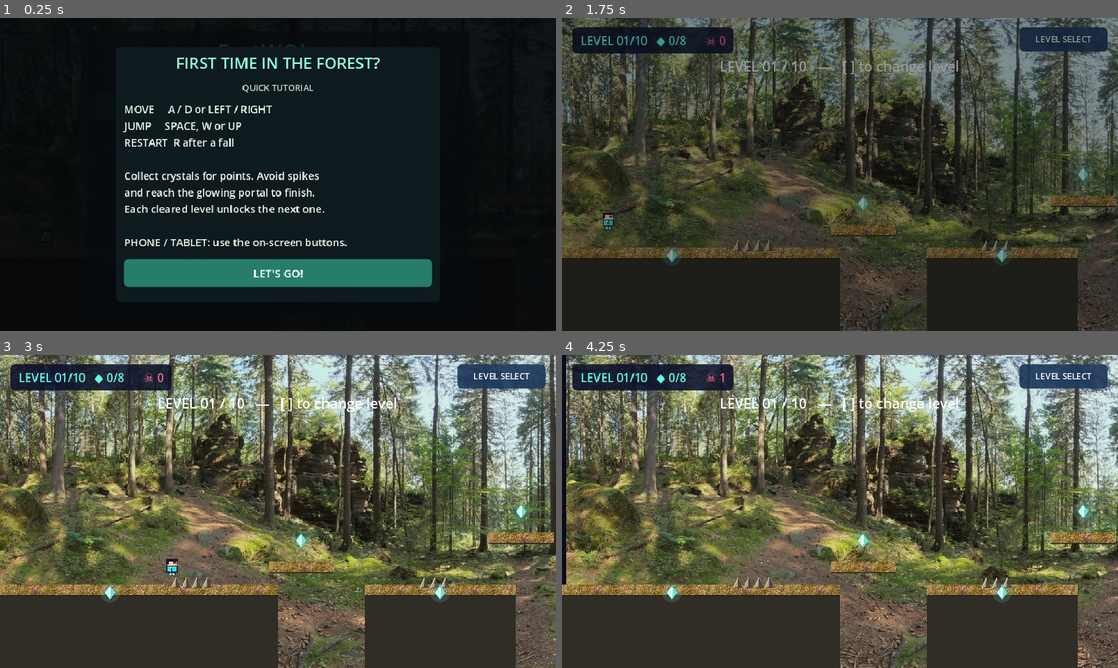
Above: before the commit, frames 1-4 (two rows, left to right).
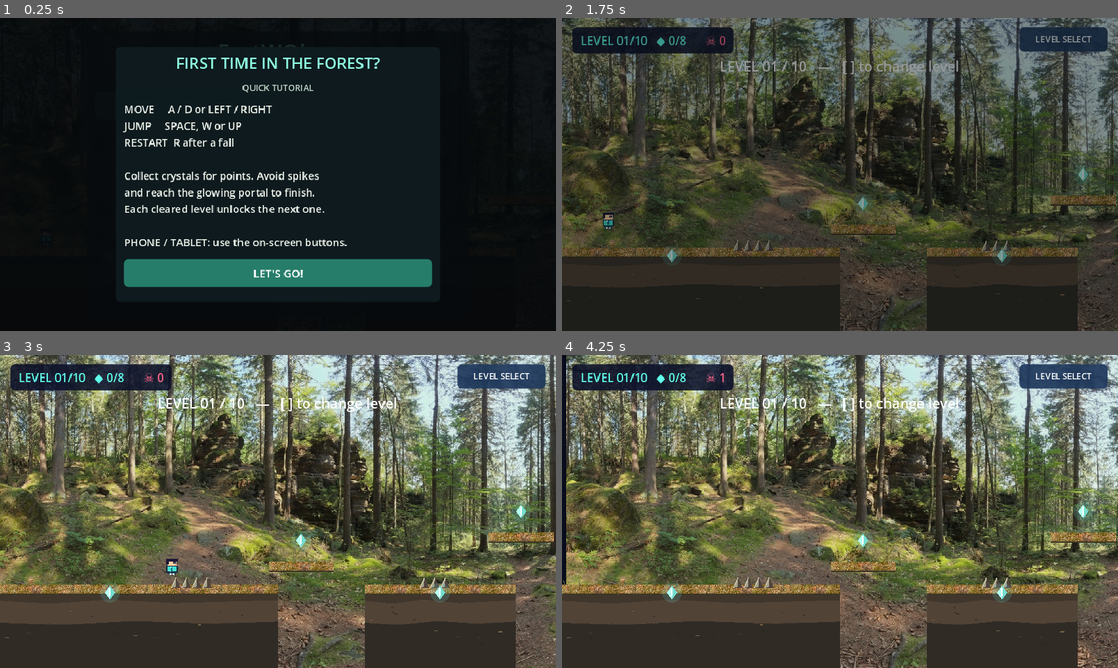
Above: after the commit, the same moments.

Repository: gggevego15-ui/FastWOken
Game: Godot game, scene res://scenes/main.tscn
Two runs of this game, one before a commit and one after it. Both use one fixed random seed, a clock stepped at 60 frames per second and the inputs below.
Inputs:
- Up to frame 1 (0.25 s): no input
- Up to frame 2 (1.75 s): click "LET'S GO!" at 0.5 s; click "01 Forest Entry" at 1.25 s
- Up to frame 3 (3 s): hold D (move_right) from 2.03 s (still down); tap ] (level_next) at 2.1 s; tap Space (jump) at 2.27 s; tap [ (level_previous) at 2.85 s
- Up to frame 4 (4.25 s): tap Space (jump) at 3.02 s; release D (move_right) at 3.53 s; hold A (move_left) from 3.53 s (still down); tap ] (level_next) at 3.6 s

The runs differ from the first frame. In frame 2, 0.6% of the frame differs, in the area x 0-100%, y 55-91%; in frame 3, 5.9%; in frame 4, 5.9%.

Commit message:
Improve forest soil and platform surface rendering

Diff:
--- a/scripts/game.gd
+++ b/scripts/game.gd
@@ -801,25 +801,76 @@
 		score_label.text = "LEVEL %02d/10   ◆ %d/%d" % [selected_level + 1, score, crystal_total]
 
 func _draw() -> void:
-	# The forest photograph is rendered by a parallax TextureRect behind the world.
-	# Platforms use a real CC0 forest-floor texture on their walkable surfaces.
-	# Ground and platforms: soil strata, grass, pebbles and small roots.
+	# Forest photo stays in the far background; soil is drawn as layered, uneven earth.
+	# Keep detail deterministic so it does not shimmer as _draw() runs every frame.
 	for platform in get_tree().get_nodes_in_group("platforms"):
-		if not is_instance_valid(platform):
+		if not is_instance_valid(platform) or platform.get_child_count() == 0:
 			continue
 		var size: Vector2 = platform.get_child(0).shape.size
 		var rect := Rect2(platform.position - size / 2.0, size)
-		draw_rect(rect, Color("#4b4034"))
-		draw_rect(Rect2(rect.position.x, rect.position.y + 8, size.x, size.y - 8), Color("#302c26"))
+		var is_ground := size.y > 40.0
+
+		# Dark damp soil base and two subtly different strata.
+		draw_rect(rect, Color("#40362c"))
+		if is_ground:
+			var middle_y := rect.position.y + 28.0
+			var lower_y := rect.position.y + 66.0
+			var soil_mid := PackedVector2Array([
+				Vector2(rect.position.x, middle_y),
+				Vector2(rect.position.x + size.x * 0.18, middle_y + 5.0),
+				Vector2(rect.position.x + size.x * 0.39, middle_y - 2.0),
+				Vector2(rect.position.x + size.x * 0.63, middle_y + 4.0),
+				Vector2(rect.end.x, middle_y - 1.0),
+				Vector2(rect.end.x, lower_y),
+				Vector2(rect.position.x, lower_y + 3.0)
+			])
+			draw_colored_polygon(soil_mid, Color("#514336"))
+			var soil_lower := PackedVector2Array([
+				Vector2(rect.position.x, lower_y),
+				Vector2(rect.position.x + size.x * 0.22, lower_y + 4.0),
+				Vector2(rect.position.x + size.x * 0.48, lower_y - 3.0),
+				Vector2(rect.position.x + size.x * 0.77, lower_y + 2.0),
+				Vector2(rect.end.x, lower_y - 2.0),
+				Vector2(rect.end.x, rect.end.y),
+				Vector2(rect.position.x, rect.end.y)
+			])
+			draw_colored_polygon(soil_lower, Color("#302b25"))
+			# Small earthy clods, stones and thin roots break up the flat cutaway.
+			var detail_step := 37.0
+			var detail_count := int(size.x / detail_step)
+			for detail_i in range(detail_count):
+				var detail_x := rect.position.x + 9.0 + float(detail_i) * detail_step
+				var seed_value := sin((platform.position.x + float(detail_i) * 19.7) * 0.137)
+				var detail_y := rect.position.y + 38.0 + absf(seed_value) * 53.0
+				var pebble_color := Color("#77624a") if detail_i % 3 == 0 else Color("#3b342b")
+				draw_rect(Rect2(detail_x, detail_y, 3.0 + absf(seed_value) * 4.0, 2.0), pebble_color)
+				if detail_i % 4 == 1:
+					draw_line(Vector2(detail_x + 2.0, detail_y + 9.0), Vector2(detail_x + 7.0, detail_y + 13.0), Color("#29271f"), 1.5)
+					draw_line(Vector2(detail_x + 7.0, detail_y + 13.0), Vector2(detail_x + 12.0, detail_y + 12.0), Color("#29271f"), 1.0)
+		else:
+			# Floating ledges have a compact dark rock/soil underside.
+			draw_rect(Rect2(rect.position.x, rect.position.y + 8.0, size.x, maxf(0.0, size.y - 8.0)), Color("#332d27"))
+
+		# A thin photo-textured moss/leaf layer forms the walkable surface.
 		var tile_width := 128.0
 		var tile_count := int(ceil(size.x / tile_width))
 		for tile_index in range(tile_count):
-			var tile_x := rect.position.x + tile_index * tile_width
+			var tile_x := rect.position.x + float(tile_index) * tile_width
 			var draw_width := minf(tile_width, rect.end.x - tile_x)
 			var source_width := 512.0 * draw_width / tile_width
-			draw_texture_rect_region(GROUND_TEXTURE, Rect2(tile_x, rect.position.y, draw_width, 18.0), Rect2(0, 128, source_width, 72.0))
-		# A narrow dark seam separates the photo surface from the soil cutaway.
-		draw_rect(Rect2(rect.position.x, rect.position.y + 18, size.x, 3), Color(0.16, 0.14, 0.11, 0.78))
+			draw_texture_rect_region(GROUND_TEXTURE, Rect2(tile_x, rect.position.y, draw_width, minf(18.0, size.y)), Rect2(0, 128, source_width, 72.0))
+		# Mossy edge, damp seam, tiny grass blades and leaf litter.
+		draw_line(Vector2(rect.position.x, rect.position.y + 17.0), Vector2(rect.end.x, rect.position.y + 17.0), Color("#302d22", 0.85), 2.0)
+		var edge_count := int(size.x / 13.0)
+		for edge_i in range(edge_count):
+			var edge_x := rect.position.x + 5.0 + float(edge_i) * 13.0
+			var edge_noise := sin((platform.position.x + float(edge_i) * 23.0) * 0.19)
+			if edge_i % 3 != 1:
+				var blade_height := 2.0 + absf(edge_noise) * 5.0
+				var grass_color := Color("#526744") if edge_i % 2 == 0 else Color("#748052")
+				draw_line(Vector2(edge_x, rect.position.y + 3.0), Vector2(edge_x - 2.0, rect.position.y - blade_height), grass_color, 1.5)
+			if edge_i % 4 == 0:
+				draw_rect(Rect2(edge_x + 3.0, rect.position.y + 8.0 + absf(edge_noise) * 4.0, 2.0, 1.5), Color("#b0a17b", 0.8))
 
 	# Spikes, crystals and the portal retain a clean game-readable silhouette.
 	for child in get_children():
